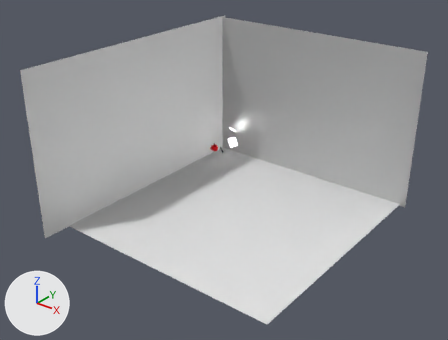
What one commit did to the Blender file 04-Shots/Shot3.blend.
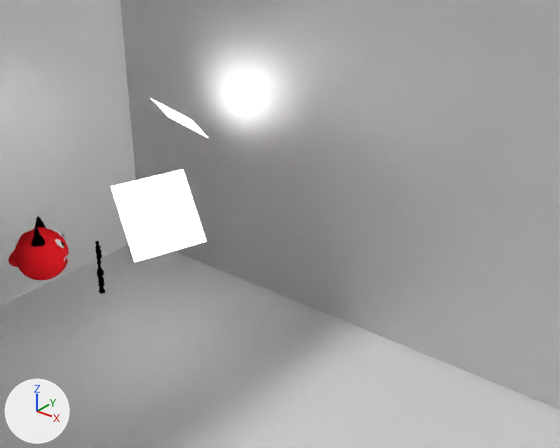
Old and new are each drawn whole from a 50 mm camera at (121.3, -152.7, 91.0) aimed at (25.8, -33.4, 17.0) and again close up from a 50 mm camera at (24.5, -19.4, 21.3) aimed at (5.7, 4.0, 6.7). The lights are fixed; the arrows at lower left show +X, +Y and +Z.

Before the edit, the objects in view are built like this:
```python
me_plane_001 = bpy.data.meshes.new('Plane.001')
me_plane_001.from_pydata([(-1.0, -1.0, 0.0), (1.0, -1.0, 0.0), (-1.0, 1.0, 0.0), (1.0, 1.0, 0.0)], [], [(0, 1, 3, 2)])
me_plane_001.materials.append(mat_material)  # white #e7e7e7
me_plane_004 = bpy.data.meshes.new('Plane.004')
me_plane_004.from_pydata([(-1.0, -1.0, 0.0), (1.0, -1.0, 0.0), (-1.0, 1.0, 0.0), (1.0, 1.0, 0.0)], [], [(0, 1, 3, 2)])
me_plane_004.materials.append(mat_material_001)  # white #e7e7e7
ob_hauptlicht = bpy.data.objects.new('Hauptlicht', me_plane_001)
ob_hauptlicht.location = (-0.63, 4.58, 10.03)
ob_hauptlicht.rotation_euler = (-0.71, 0.288, 0.161)  # degrees (-41, 17, 9.2)
ob_hauptlicht.scale = (1.17, 1.17, 1.17)
ob_hoehle = bpy.data.objects.new('Hoehle', None)
ob_hoehle.location = (40.08, -39.63, -0.07)
ob_hoehle.rotation_euler = (0.0, 0.0, 1.576)  # degrees (0, 0, 90)
ob_hoehle.scale = (5.92, 5.92, 5.92)
ob_hoehle.show_instancer_for_render = False
ob_hoehle.instance_type = 'COLLECTION'
ob_hoehle.instance_collection = col_hoehle
ob_plane = bpy.data.objects.new('Plane', me_plane_004)
ob_plane.location = (3.57, -0.83, 8.35)
ob_plane.rotation_euler = (0.0437, 0.97, -0.31)  # degrees (2.5, 56, -18)
ob_plane.scale = (1.53, 1.53, 1.53)
# also in view: 'Teufel' at (-3.8, -1.8, 4.9)
```
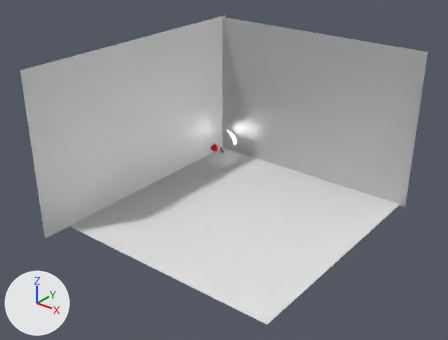
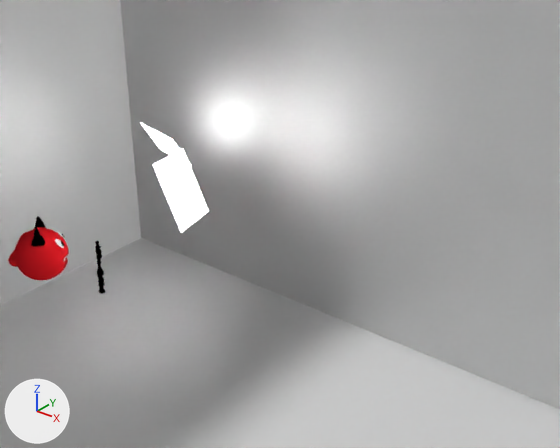
Pixel boxes (x1, y1, x2, y2) of what changed, in the close-ups (560 x 448 px):
'Plane', moved, turned
    before: (111, 169, 207, 262)
    after: (153, 148, 209, 233)
'Hauptlicht', moved, turned
    before: (152, 99, 208, 138)
    after: (140, 122, 192, 167)

The change, as a diff of the scene's bpy script:
```diff
--- a/04-Shots/Shot3.blend.py
+++ b/04-Shots/Shot3.blend.py
@@ ob_plane @@
 ob_plane = bpy.data.objects.new('Plane', me_plane_004)
-ob_plane.location = (3.57, -0.83, 8.35)
-ob_plane.rotation_euler = (0.0437, 0.97, -0.31)  # degrees (2.5, 56, -18)
+ob_plane.location = (1.92, 2.02, 8.03)
+ob_plane.rotation_euler = (-0.275, 1.136, 0.121)  # degrees (-16, 65, 6.9)
 ob_plane.scale = (1.53, 1.53, 1.53)
@@ ob_hauptlicht @@
 ob_hauptlicht = bpy.data.objects.new('Hauptlicht', me_plane_001)
-ob_hauptlicht.location = (-0.63, 4.58, 10.03)
-ob_hauptlicht.rotation_euler = (-0.71, 0.288, 0.161)  # degrees (-41, 17, 9.2)
+ob_hauptlicht.location = (-1.68, 4.58, 8.51)
+ob_hauptlicht.rotation_euler = (-0.94, 0.135, -0.0434)  # degrees (-54, 7.7, -2.5)
 ob_hauptlicht.scale = (1.17, 1.17, 1.17)
```
